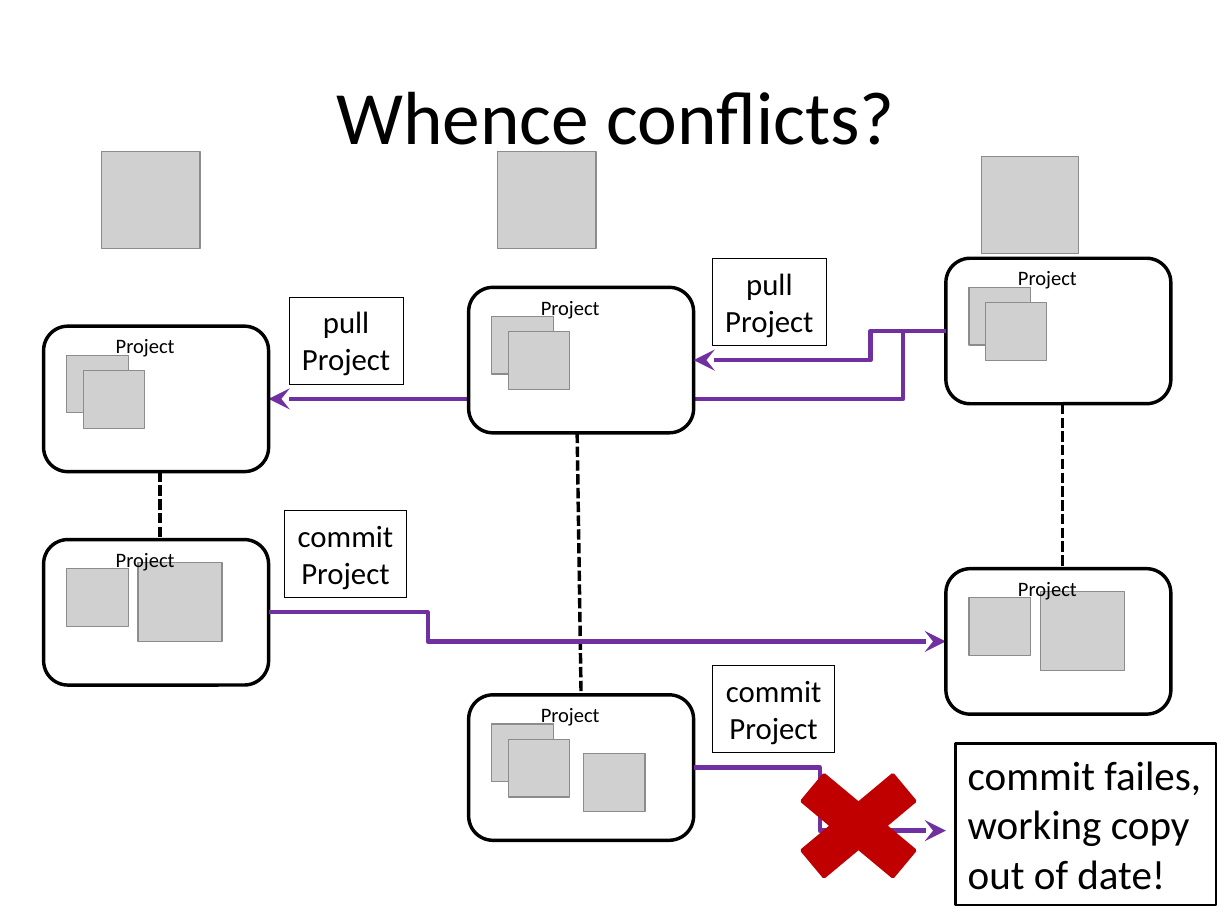
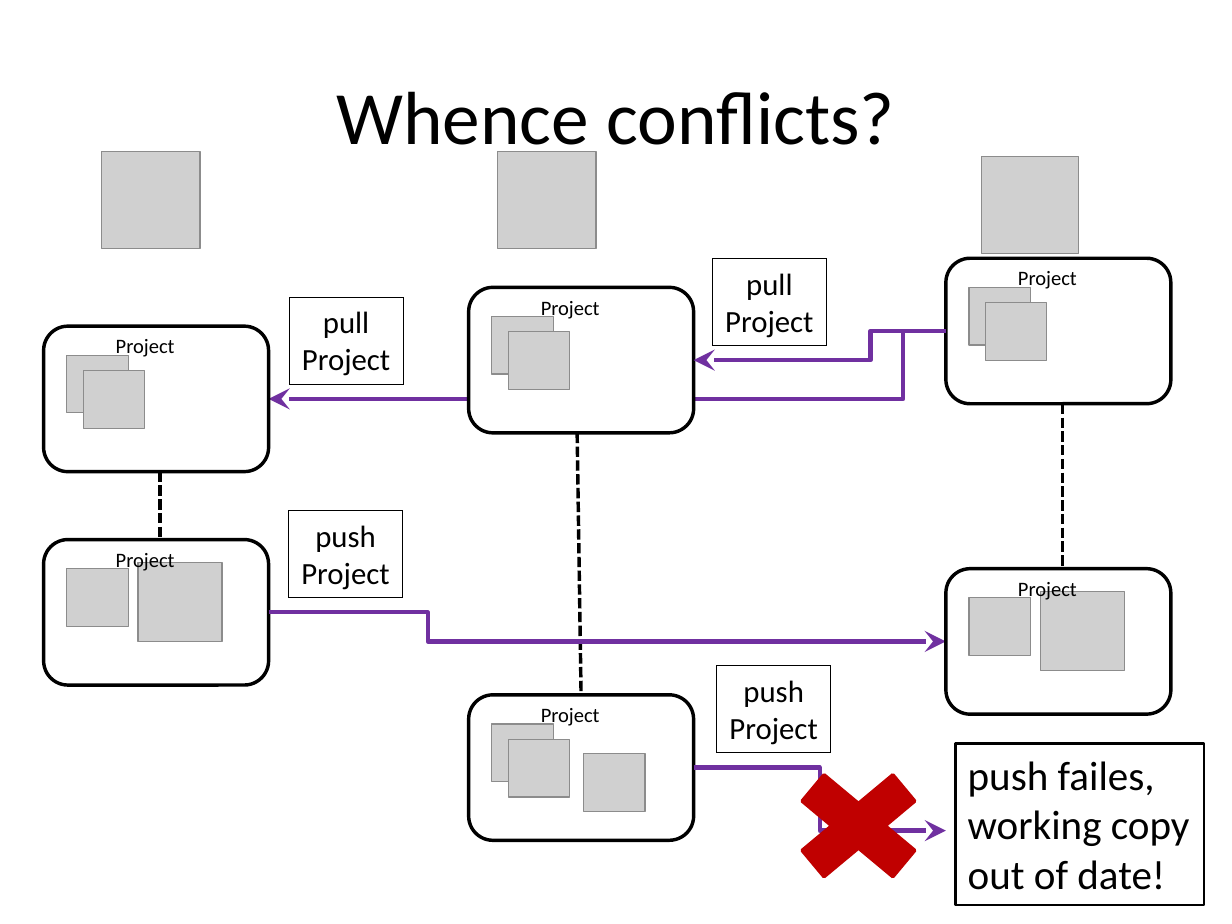
Before and after one commit to gjbex/training-material, a slide deck: slide 33 of LinuxTools/VersionControl/version_control_git.pptx (slide 30 before the commit). Drawn at 1232x924 pixels with LibreOffice and Linux fonts; fonts in the diff are those of the drawing; grey boxes stand for pictures. Boxes give left, top, right and bottom in pixels: in the first picture for what was removed or moved away, otherwise in the second. Text is boxed around its words. In the diff, an @@ line names an element or a change of style, - is before the commit and + after.

```diff
--- a/LinuxTools/VersionControl/version_control_git.pptx
+++ b/LinuxTools/VersionControl/version_control_git.pptx
@@ rectangle "push Project": place and size @@
-rectangle "push Project" at box(285, 510, 407, 598)
+rectangle "push Project" at box(288, 510, 403, 598)
@@ text in rectangle at box(301, 525, 389, 590): text changed @@
-commit
-Project
+push
+Project
@@ rectangle "push Project": place and size @@
-rectangle "push Project" at box(713, 665, 835, 753)
+rectangle "push Project" at box(717, 665, 832, 753)
@@ text in rectangle at box(729, 680, 817, 745): text changed @@
-commit
-Project
+push
+Project
@@ rectangle "push failes,": place and size @@
-rectangle "push failes," at box(956, 743, 1217, 904)
+rectangle "push failes," at box(956, 743, 1205, 904)
@@ text in rectangle at box(968, 761, 1155, 797): text changed @@
-commit failes,
+push failes,
```
Also in this commit, not shown: 14 other slides changed, 3 slides added.
